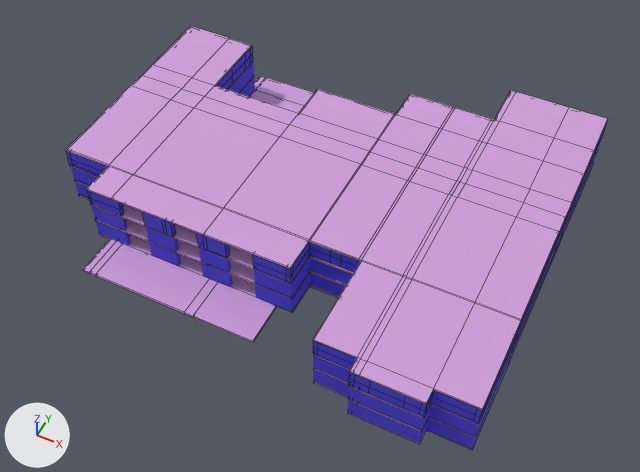
The FBX model Assets/Models/Mansion.fbx: old version first, new version second.
Rendered twice from a camera (50 mm lens) standing at (61.2, -115.2, 140.0) and looking at (7.6, -7.9, 5.9). The axes (+X, +Y, +Z) are drawn at lower left. The lights are the same throughout. Mesh edges are drawn as thin lines on the coarser meshes. Where no turn or scale is listed for an object, it has been applied to the vertices. Vertices at the same position are counted once.

In view in the first picture: 'Floor.001', 'Floor.002', 'Floor.003', 'Floor.004', 'Wall.001', 'Wall.002', 'Wall.003'.
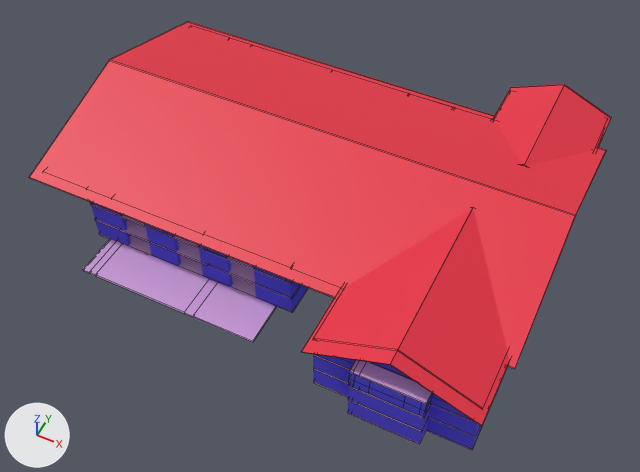
Commit message: Mansion Roof

Pixel boxes [x1, y1, x2, y2] of what changed, in the pictures (640 x 472 px):
'Floor.004', reshaped
    before: [65, 26, 608, 410]
    after: [349, 360, 431, 404]
'Cube', added (red)
    after: [29, 21, 606, 369]
'Cube.001', added (red)
    after: [301, 208, 510, 426]
'Cube.002', added (red)
    after: [494, 84, 611, 166]
'Cube.004', added
    after: [370, 362, 412, 380]
part 1 of me_cube_011, built on
    before: [309, 241, 361, 262]
'Wall.003', unchanged, covered by the edit
    before: [66, 47, 607, 423]
    after: [90, 202, 473, 421]
'Floor.003', unchanged, covered by the edit
    before: [70, 61, 601, 424]
    after: [91, 204, 477, 424]

What changed in the scene script:
```text
Add mat_roof:
    mat_roof = principled_material('Roof')
    mat_roof.base_color = (0.801, 0.0282, 0.0576)  # red #e72f44
Change me_cube_011:
    used by ob_floor_004; location = (13.1, -2.0, 16.5)
    remove me_cube_011.from_pydata(...)  # 208 vertices, 206 faces; spans x -58.1..38.3, y -39.0..42.2, z -0.2..0.2
    add me_cube_011.from_pydata(...)  # 234 vertices, 247 faces; spans x -58.1..38.3, y -39.0..42.2, z -0.2..0.2
    me_cube_011 part 1
    4 faces are deleted
    8 new vertices lie (0.0, -7.2, 0.0) away from vertices in x -58.1..8.2, y -16.7, z -0.2..0.2
    16 new faces join them
Add me_cube_017:
    me_cube_017.from_pydata(...)  # 12 vertices, 10 faces; spans x -20.7..1.5, y -25.4..2.0, z -1.4..3.8
    me_cube_017.materials.append(mat_roof)  # red #e72f44
Add me_cube_016:
    me_cube_016.from_pydata(...)  # 12 vertices, 10 faces; spans x -9.0..22.7, y -9.7..28.3, z -2.7..4.5
    me_cube_016.materials.append(mat_roof)  # red #e72f44
Add me_cube_019:
    me_cube_019.from_pydata([(-20.8, -1.0, -1.0), (-5.7, -1.0, 5.4), (9.4, -1.0, -1.0), (-5.7, -0.8, 5.4), (-20.8, -0.8, -1.0), (9.4, -0.8, -1.0)], [], [(0, 1, 3, 4), (3, 1, 2, 5), (2, 1, 0), (5, 2, 0, 4), (4, 3, 5)])
    me_cube_019.materials.append(mat_wall)  # blue #5248e7
Add me_cube_015:
    me_cube_015.from_pydata(...)  # 12 vertices, 10 faces; spans x -1.0..99.6, y -52.3..6.7, z -2.0..6.9
    me_cube_015.materials.append(mat_roof)  # red #e72f44
Add ob_cube_002:
    ob_cube_002 = bpy.data.objects.new('Cube.002', me_cube_017)
    ob_cube_002.location = (50.4, 39.2, 17.8)
Add ob_cube_001:
    ob_cube_001 = bpy.data.objects.new('Cube.001', me_cube_016)
    ob_cube_001.location = (29.6, -31.3, 18.9)
Add ob_cube_004:
    ob_cube_004 = bpy.data.objects.new('Cube.004', me_cube_019)
    ob_cube_004.location = (42.1, -37.0, 17.8)
Add ob_cube:
    ob_cube = bpy.data.objects.new('Cube', me_cube_015)
    ob_cube.location = (-46.0, 24.3, 18.0)
```
